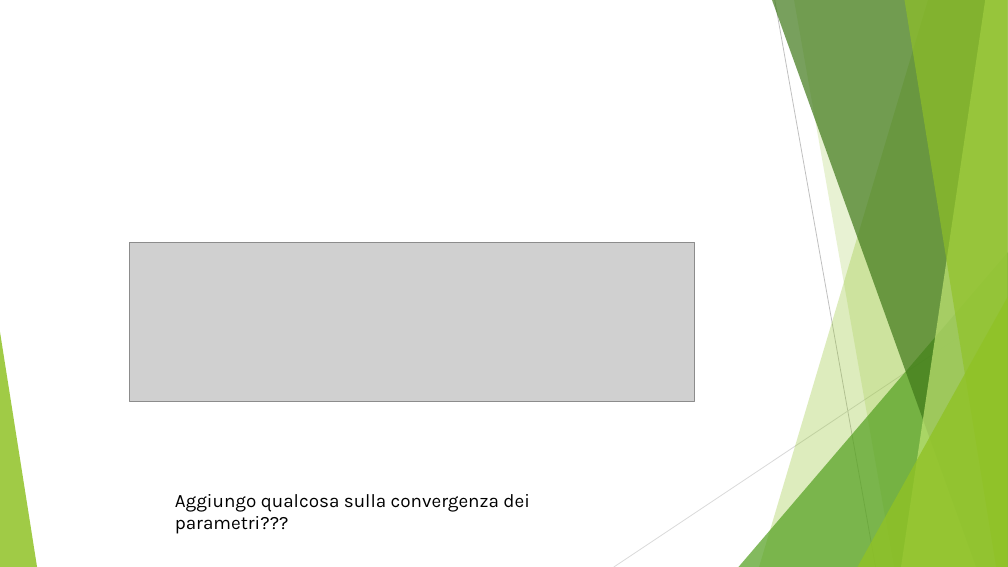
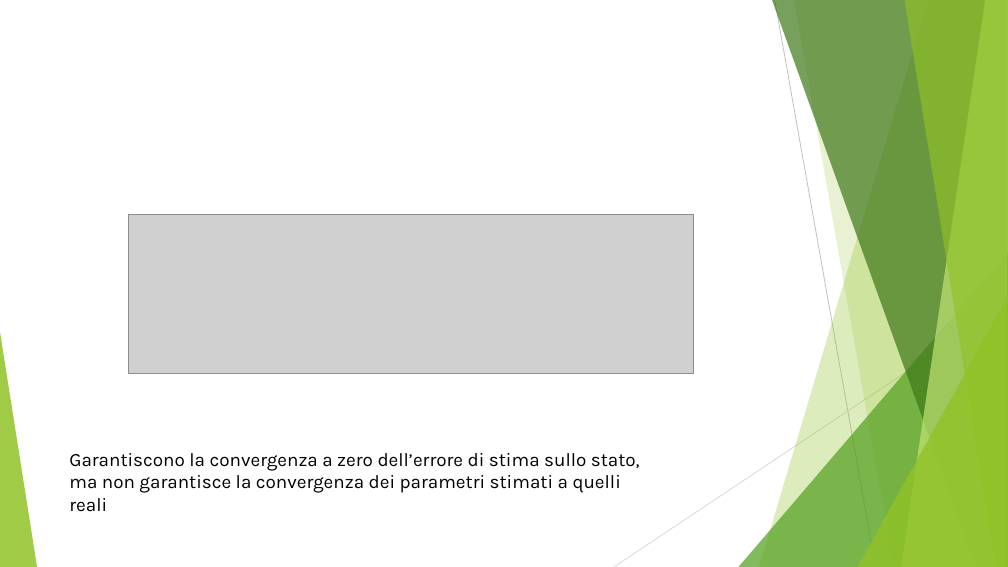
Before and after one commit to simonesinceri/CRA-2020-2021, a slide deck: slide 2 of Assignment_1/Relazione_Ass1.pptx. Drawn at 1008x567 pixels with LibreOffice and Linux fonts; fonts in the diff are those of the drawing; grey boxes stand for pictures. Boxes give left, top, right and bottom in pixels: in the first picture for what was removed or moved away, otherwise in the second. Text is boxed around its words. In the diff, an @@ line names an element or a change of style, - is before the commit and + after.

```diff
--- a/Assignment_1/Relazione_Ass1.pptx
+++ b/Assignment_1/Relazione_Ass1.pptx
@@ picture: place and size @@
-picture at (130, 242, 696, 402)
+picture at (129, 214, 694, 374)
@@ text at (69, 453, 640, 512): text changed @@
-Aggiungo qualcosa sulla convergenza dei parametri???
+Garantiscono la convergenza a zero dell’errore di stima sullo stato,
+ma non garantisce la convergenza dei parametri stimati a quelli reali
```
Also in this commit, not shown: 1 other slide changed.
